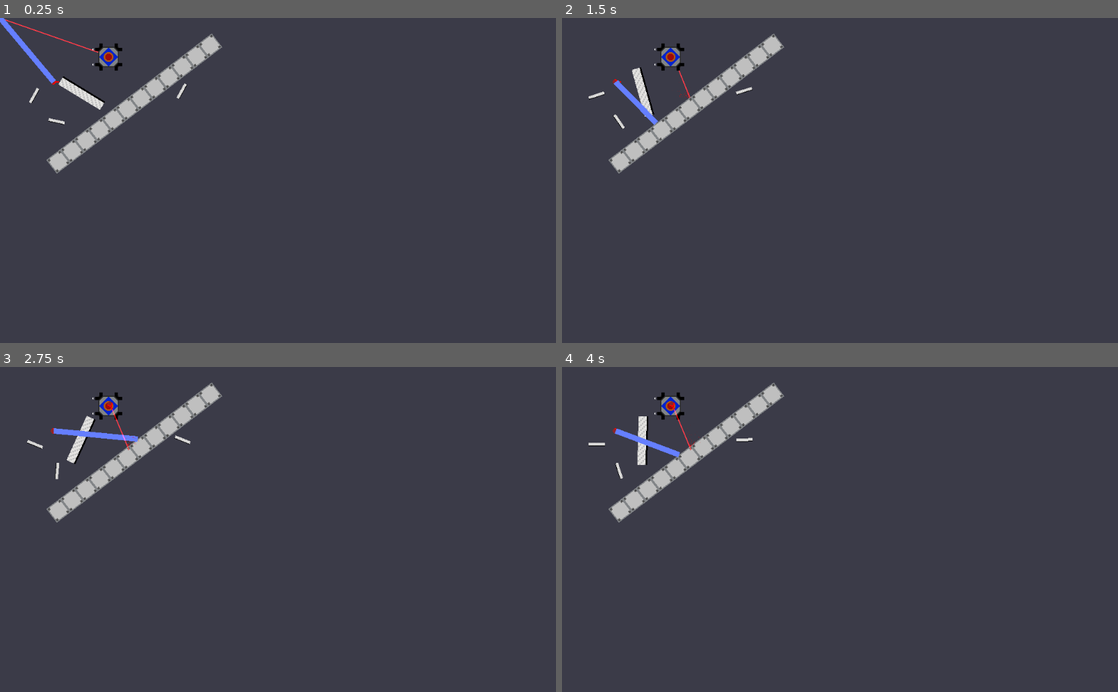
Above: before the commit, frames 1-4 (two rows, left to right).
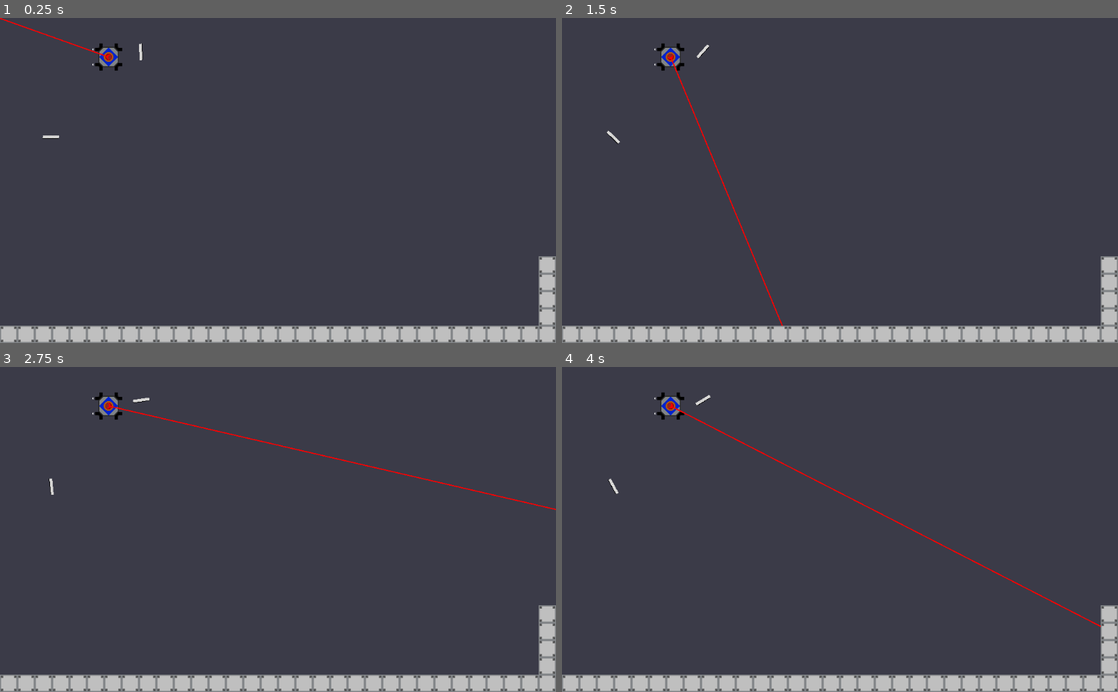
Above: after the commit, the same moments.

Repository: Call-Me-Sir/Calan-Game2021
Game: Godot game, scene res://Level 1.tscn
The game is run twice, just before and just after one commit, with the same random seed, the same clock (stepped at 60 frames per second) and the same inputs.
Inputs (mouse positions are in pixels of both pictures, inside the frame that each line leads up to):
- Up to frame 1 (0.25 s): no input
- Up to frame 2 (1.5 s): tap Enter at 0.5 s; move the mouse to (962, 164) at 0.52 s; hold Right (Contraptionright) 0.53-1.28 s; click (962, 164) at 0.67 s; move the mouse to (728, 196) at 1.27 s; hold Ctrl (slowdown) from 1.28 s (still down); click (728, 196) at 1.42 s
- Up to frame 3 (2.75 s): tap Space at 2 s; move the mouse to (333, 458) at 2.02 s; release Ctrl (slowdown) at 2.03 s; hold Right (Contraptionright) from 2.03 s (still down); click (333, 458) at 2.17 s
- Up to frame 4 (4 s): move the mouse to (812, 594) at 2.77 s; release Right (Contraptionright) at 2.78 s; hold Shift (speedup) 2.78-3.53 s; click (812, 594) at 2.92 s; tap Enter at 3.5 s; move the mouse to (1006, 578) at 3.52 s; hold Left (Contraptionleft) from 3.53 s (still down); click (1006, 578) at 3.67 s

The runs differ from the first frame. In frame 1, 8.8% of the frame differs, in the area x 0-100%, y 0-100%; in frame 2, 8.8%; in frame 3, 9.1%, in the area x 0-100%, y 4-100%; in frame 4, 9.0%.

Commit message:
Laser Finally works!

Diff:
--- a/RayArray/LaserExperiment.tscn
+++ b/RayArray/LaserExperiment.tscn
@@ -1,16 +1,41 @@
-[gd_scene load_steps=3 format=2]
+[gd_scene load_steps=5 format=2]
 
 [ext_resource path="res://Imported resources/Red Laser V1-1.png (4).png" type="Texture" id=1]
 [ext_resource path="res://NewRedLaser.gd" type="Script" id=2]
 
-[node name="Node2D" type="Node2D"]
+[sub_resource type="CapsuleShape2D" id=1]
+radius = 5.00001
+height = 1.99997
+
+[sub_resource type="CapsuleShape2D" id=2]
+radius = 5.0
+height = 2.0
+
+[node name="Node2D" type="StaticBody2D" groups=[
+"Pickupable",
+]]
 script = ExtResource( 2 )
 
 [node name="RedLaserSprite" type="Sprite" parent="."]
 texture = ExtResource( 1 )
 
 [node name="Line2D" type="Line2D" parent="."]
-points = PoolVector2Array( 11, 5, 25, 16, 15, 28, -9, 23 )
+points = PoolVector2Array( 0, 0, 27, 0, 49, 0, 66, 0 )
+width = 2.0
+default_color = Color( 1, 0, 0, 1 )
+joint_mode = 1
 
 [node name="RayCast2D" type="RayCast2D" parent="."]
+enabled = true
+cast_to = Vector2( 50, 0 )
 collision_mask = 2
+
+[node name="CollisionShape2D" type="CollisionShape2D" parent="."]
+rotation = 1.57079
+shape = SubResource( 1 )
+
+[node name="Area2D" type="Area2D" parent="."]
+
+[node name="CollisionShape2D" type="CollisionShape2D" parent="Area2D"]
+rotation = 1.57079
+shape = SubResource( 2 )
--- a/RayArray/Level 1.tscn
+++ b/RayArray/Level 1.tscn
@@ -1,9 +1,8 @@
-[gd_scene load_steps=5 format=2]
+[gd_scene load_steps=4 format=2]
 
 [ext_resource path="res://Mirror.tscn" type="PackedScene" id=1]
 [ext_resource path="res://Playerspaceshipkinematic.tscn" type="PackedScene" id=2]
 [ext_resource path="res://Prototile.tscn" type="PackedScene" id=3]
-[ext_resource path="res://LaserExperiment.tscn" type="PackedScene" id=4]
 
 [node name="Level 1" type="Node"]
 
@@ -18,25 +17,18 @@
 [node name="Playerspaceshipkinematic" parent="." instance=ExtResource( 2 )]
 position = Vector2( 200, 72 )
 
-[node name="Mirror" parent="." instance=ExtResource( 1 )]
-position = Vector2( 335.85, 135.611 )
-rotation = 0.505658
+[node name="Mirror6" parent="." instance=ExtResource( 1 )]
+position = Vector2( 93.5, 221 )
+rotation = 1.59533
 collision_layer = 2
 
-[node name="Mirror2" parent="." instance=ExtResource( 1 )]
-position = Vector2( 104, 192 )
-rotation = 1.78355
-collision_layer = 2
-
-[node name="Mirror3" parent="." instance=ExtResource( 1 )]
-position = Vector2( 152, 136 )
-rotation = -1.02195
-scale = Vector2( 3, 3 )
+[node name="Mirror7" parent="." instance=ExtResource( 1 )]
+position = Vector2( 260.5, 62.5 )
+rotation = -0.0165683
 collision_layer = 2
 
 [node name="Tiles" type="Node2D" parent="."]
-position = Vector2( 56, 224 )
-rotation = -0.654178
+position = Vector2( 0, 520 )
 
 [node name="Prototile" parent="Tiles" instance=ExtResource( 3 )]
 position = Vector2( 16, 64 )
@@ -74,10 +66,74 @@
 [node name="Prototile12" parent="Tiles" instance=ExtResource( 3 )]
 position = Vector2( 368, 64 )
 
-[node name="Mirror4" parent="." instance=ExtResource( 1 )]
-position = Vector2( 64, 144 )
-rotation = 0.505658
-collision_layer = 2
+[node name="Prototile13" parent="Tiles" instance=ExtResource( 3 )]
+position = Vector2( 400, 64 )
 
-[node name="Node2D" parent="." instance=ExtResource( 4 )]
-position = Vector2( 99, 118 )
+[node name="Prototile14" parent="Tiles" instance=ExtResource( 3 )]
+position = Vector2( 432, 64 )
+
+[node name="Prototile15" parent="Tiles" instance=ExtResource( 3 )]
+position = Vector2( 464, 64 )
+
+[node name="Prototile16" parent="Tiles" instance=ExtResource( 3 )]
+position = Vector2( 496, 64 )
+
+[node name="Prototile17" parent="Tiles" instance=ExtResource( 3 )]
+position = Vector2( 528, 64 )
+
+[node name="Prototile18" parent="Tiles" instance=ExtResource( 3 )]
+position = Vector2( 560, 64 )
+
+[node name="Prototile19" parent="Tiles" instance=ExtResource( 3 )]
+position = Vector2( 592, 64 )
+
+[node name="Prototile20" parent="Tiles" instance=ExtResource( 3 )]
+position = Vector2( 624, 64 )
+
+[node name="Prototile21" parent="Tiles" instance=ExtResource( 3 )]
+position = Vector2( 656, 64 )
+
+[node name="Prototile22" parent="Tiles" instance=ExtResource( 3 )]
+position = Vector2( 688, 64 )
+
+[node name="Prototile23" parent="Tiles" instance=ExtResource( 3 )]
+position = Vector2( 720, 64 )
+
+[node name="Prototile24" parent="Tiles" instance=ExtResource( 3 )]
+position = Vector2( 752, 64 )
+
+[node name="Prototile25" parent="Tiles" instance=ExtResource( 3 )]
+position = Vector2( 784, 64 )
+
+[node name="Prototile26" parent="Tiles" instance=ExtResource( 3 )]
+position = Vector2( 816, 64 )
+
+[node name="Prototile27" parent="Tiles" instance=ExtResource( 3 )]
+position = Vector2( 848, 64 )
+
+[node name="Prototile28" parent="Tiles" instance=ExtResource( 3 )]
+position = Vector2( 880, 64 )
+
+[node name="Prototile29" parent="Tiles" instance=ExtResource( 3 )]
+position = Vector2( 912, 64 )
+
+[node name="Prototile30" parent="Tiles" instance=ExtResource( 3 )]
+position = Vector2( 944, 64 )
+
+[node name="Prototile31" parent="Tiles" instance=ExtResource( 3 )]
+position = Vector2( 976, 64 )
+
+[node name="Prototile32" parent="Tiles" instance=ExtResource( 3 )]
+position = Vector2( 1008, 64 )
+
+[node name="Prototile33" parent="Tiles" instance=ExtResource( 3 )]
+position = Vector2( 1008, -64 )
+
+[node name="Prototile34" parent="Tiles" instance=ExtResource( 3 )]
+position = Vector2( 1008, 0 )
+
+[node name="Prototile35" parent="Tiles" instance=ExtResource( 3 )]
+position = Vector2( 1008, -32 )
+
+[node name="Prototile36" parent="Tiles" instance=ExtResource( 3 )]
+position = Vector2( 1008, 32 )
--- a/RayArray/Mirror.tscn
+++ b/RayArray/Mirror.tscn
@@ -10,6 +10,8 @@
 "Mirror",
 "Pickupable",
 ]]
+collision_layer = 3
+collision_mask = 3
 script = ExtResource( 2 )
 
 [node name="MirrorTexture" type="Sprite" parent="."]
--- a/RayArray/NewRedLaser.gd
+++ b/RayArray/NewRedLaser.gd
@@ -5,7 +5,7 @@
 onready var ray = $RayCast2D
 onready var line = $Line2D
 
-
+var max_bounces = 10
 # Called when the node enters the scene tree for the first time.
 func _ready():
 	pass # Replace with function body.
@@ -16,10 +16,11 @@
 	line.clear_points()
 	line.add_point(Vector2.ZERO)
 	ray.global_position = line.global_position
-	#if get_parent().name == "Playerspaceshipkinematic":
+	if get_parent().name == "Playerspaceshipkinematic" or Input.is_mouse_button_pressed(BUTTON_LEFT):
+		$RedLaserSprite.rotation = get_local_mouse_position().angle()
 	ray.cast_to = (get_global_mouse_position()-line.global_position).normalized()* 1000
-	#else:
 	var prev = null
+	var bounces = 0
 	ray.force_raycast_update()
 	while true:
 		if not ray.is_colliding():
@@ -38,10 +39,16 @@
 			break
 		if prev != null:
 			prev.collision_mask = 3
-			prev.collision_lauer = 3
+			prev.collision_layer = 3
 		prev = coll
 		prev.collision_mask = 0
 		prev.collision_layer = 0
 		ray.global_position = pt
 		ray.cast_to = ray.cast_to.bounce(normal)
 		ray.force_raycast_update()
+		bounces += 1
+		if bounces >= max_bounces:
+			break
+	if prev != null:
+		prev.collision_mask = 3
+		prev.collision_layer = 3
--- a/RayArray/Playerspaceshipkinematic.tscn
+++ b/RayArray/Playerspaceshipkinematic.tscn
@@ -2,7 +2,7 @@
 
 [ext_resource path="res://Imported resources/Player space ship (WIP)-2.png" type="Texture" id=1]
 [ext_resource path="res://Scripts/Playerspaceshipkinematic.gd" type="Script" id=2]
-[ext_resource path="res://Red Laser Contraption.tscn" type="PackedScene" id=3]
+[ext_resource path="res://LaserExperiment.tscn" type="PackedScene" id=3]
 [ext_resource path="res://Imported resources/Player space ship Thrust animations/l0_sprite_01.png" type="Texture" id=5]
 [ext_resource path="res://Imported resources/Player space ship Thrust animations/l0_sprite_02.png" type="Texture" id=6]
 [ext_resource path="res://Imported resources/Player space ship Thrust animations/l0_sprite_03.png" type="Texture" id=7]
@@ -17,24 +17,21 @@
 "name": "Full Right",
 "speed": 5.0
 }, {
+"frames": [ ExtResource( 10 ) ],
+"loop": true,
+"name": "Small Right",
+"speed": 5.0
+}, {
 "frames": [ null, ExtResource( 5 ), ExtResource( 6 ), ExtResource( 7 ), ExtResource( 8 ) ],
 "loop": false,
 "name": "Thrust Right",
 "speed": 15.0
-}, {
-"frames": [ ExtResource( 10 ) ],
-"loop": true,
-"name": "Small Right",
-"speed": 5.0
 } ]
 
 [node name="Playerspaceshipkinematic" type="KinematicBody2D"]
 collision_layer = 4
 collision_mask = 4
 script = ExtResource( 2 )
-
-[node name="Red Laser Contraption" parent="." instance=ExtResource( 3 )]
-position = Vector2( 4, 0 )
 
 [node name="SpaceshipSprite" type="Sprite" parent="."]
 texture = ExtResource( 1 )
@@ -54,5 +51,7 @@
 
 [node name="OpticStash" type="Node2D" parent="."]
 
+[node name="Node2D" parent="." instance=ExtResource( 3 )]
+
 [connection signal="area_entered" from="PickupArea" to="." method="_on_PickupArea_area_entered"]
 [connection signal="area_exited" from="PickupArea" to="." method="_on_PickupArea_area_exited"]
